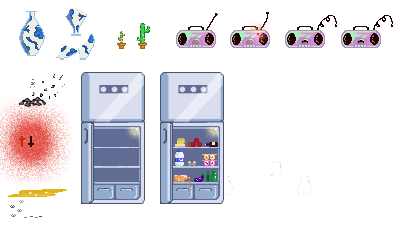
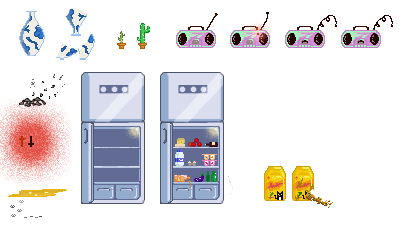
Layered file, before and after one edit (w=400, h=240). Changes by layer:
added group "paquet croquetttes" with 14 layers above "traces pattes sol et mur" over [264, 166, 333, 208]
added group "paquet croquettes ouvert" with 8 layers in group "paquet croquetttes" over [292, 166, 333, 208]
added layer "Calque 68" in group "paquet croquettes ouvert" over [308, 193, 330, 205]
added layer "Calque 67 copie" in group "paquet croquettes ouvert" over [307, 192, 333, 207]
added layer "Calque 67" in group "paquet croquettes ouvert" over [306, 193, 332, 208]
added layer "Calque 66" in group "paquet croquettes ouvert" over [295, 178, 314, 201]
added layer "Calque 63" (1st of 2, in "paquet croquetttes" › "paquet croquettes ouvert") (71%) in group "paquet croquettes ouvert" over [293, 167, 309, 200]
added layer "Calque 65" (1st of 2, in "paquet croquetttes" › "paquet croquettes ouvert") in group "paquet croquettes ouvert" over [294, 177, 311, 199]
added layer "Calque 64" (1st of 2, in "paquet croquetttes" › "paquet croquettes ouvert") in group "paquet croquettes ouvert" over [292, 167, 314, 200]
added layer "Calque 62" (1st of 2, in "paquet croquetttes" › "paquet croquettes ouvert") in group "paquet croquettes ouvert" over [292, 166, 314, 202]
added group "paquet croquettes fermé" with 4 layers in group "paquet croquetttes" over [264, 166, 299, 202]
added layer "Calque 63" (2nd of 2, in "paquet croquetttes" › "paquet croquettes fermé") (71%) in group "paquet croquettes fermé" over [265, 167, 299, 200]
added layer "Calque 65" (2nd of 2, in "paquet croquetttes" › "paquet croquettes fermé") in group "paquet croquettes fermé" over [266, 177, 283, 199]
added layer "Calque 64" (2nd of 2, in "paquet croquetttes" › "paquet croquettes fermé") in group "paquet croquettes fermé" over [264, 167, 286, 200]
added layer "Calque 62" (2nd of 2, in "paquet croquetttes" › "paquet croquettes fermé") in group "paquet croquettes fermé" over [264, 166, 286, 202]
